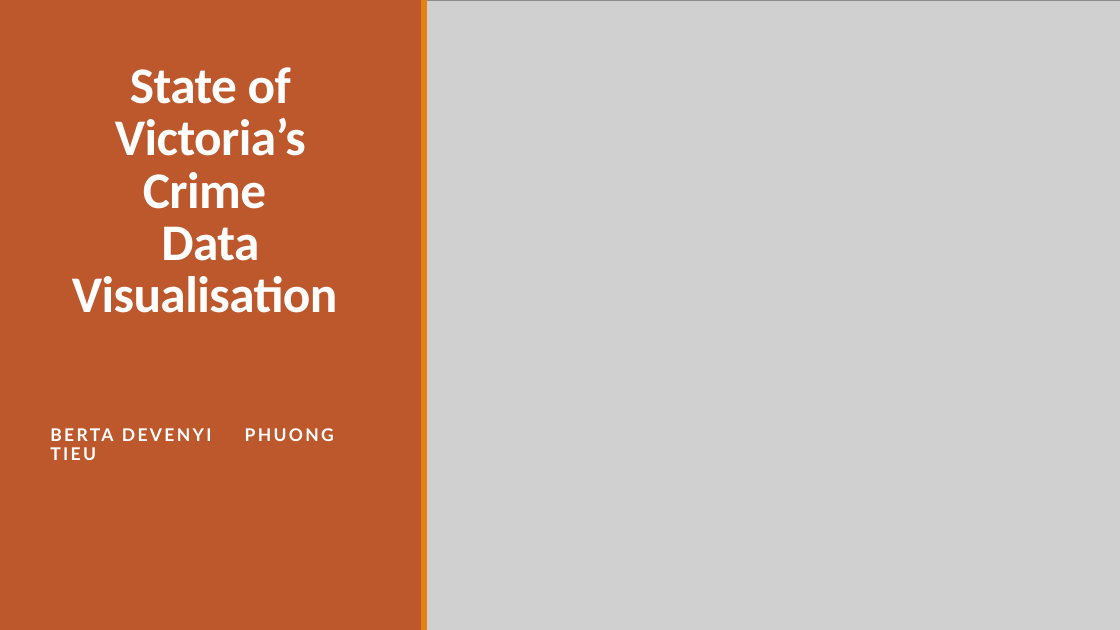
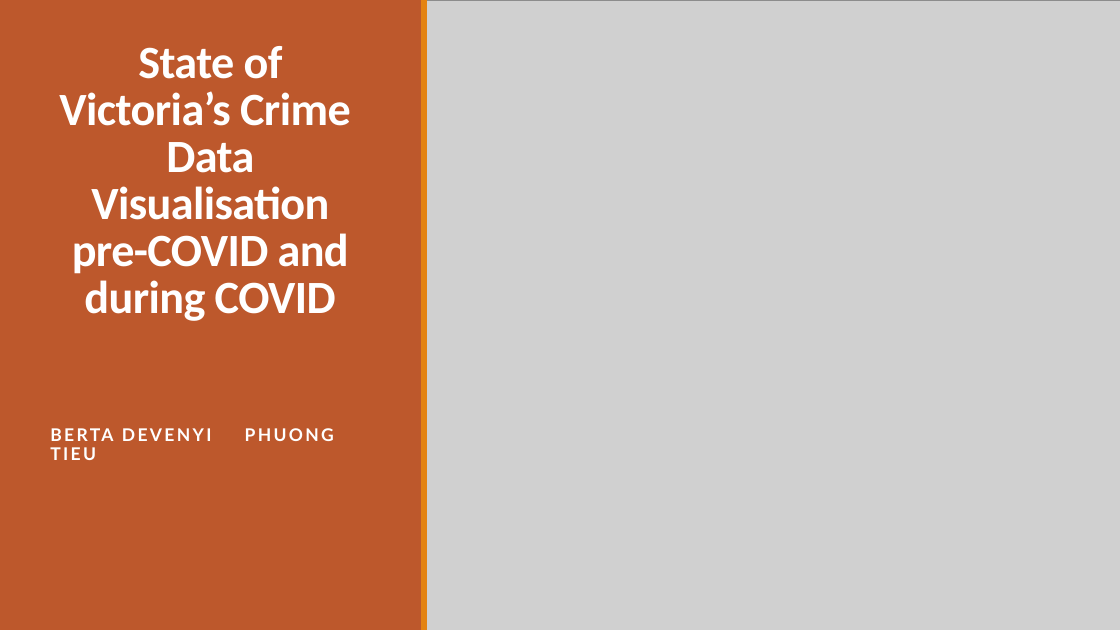
Before and after one commit to PhuongTieuOp/project3, a slide deck: slide 1 of Victoria Crime Data Visualization3.pptx. Drawn at 1120x630 pixels with LibreOffice and Linux fonts; fonts in the diff are those of the drawing; grey boxes stand for pictures. Boxes give left, top, right and bottom in pixels: in the first picture for what was removed or moved away, otherwise in the second. Text is boxed around its words. In the diff, an @@ line names an element or a change of style, - is before the commit and + after.

```diff
--- a/Victoria Crime Data Visualization3.pptx
+++ b/Victoria Crime Data Visualization3.pptx
@@ title at box(59, 46, 351, 321): text changed; size 44 to 39.6 pt @@
-State of Victoria’s Crime
-Data Visualisation
+State of Victoria’s Crime
+Data Visualisation pre-COVID and during COVID
```
Also in this commit, not shown: 7 other slides changed, 1 slide added, 3 slides removed, 1 other file.
